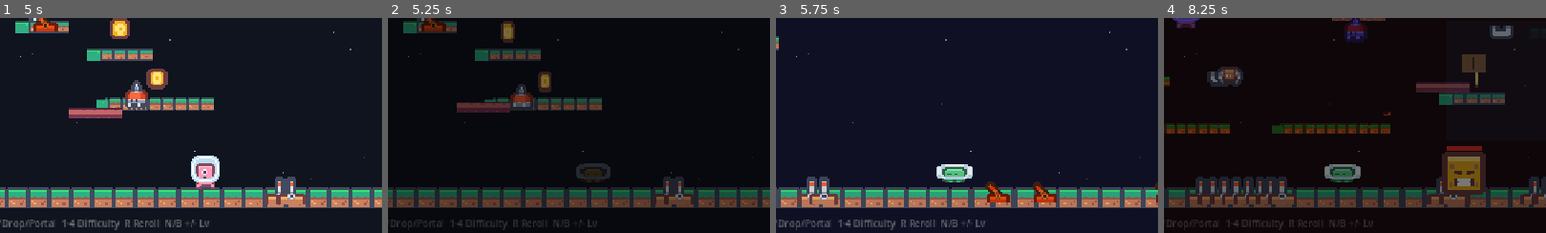
Above: before the commit, frames 1-4 (left to right).
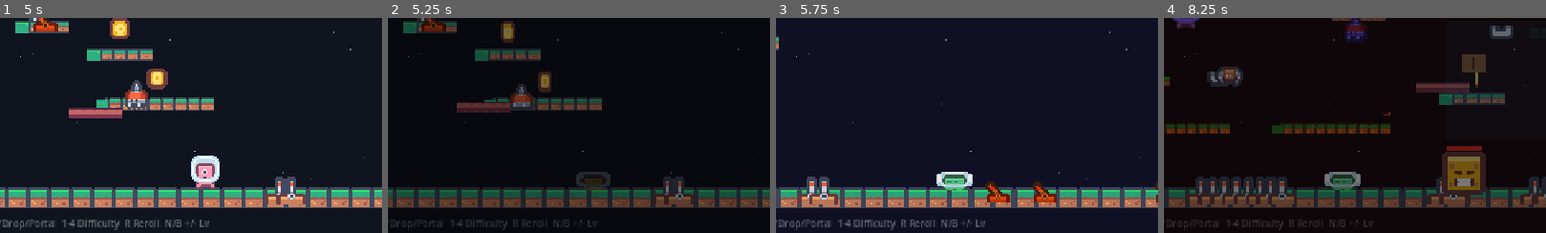
Above: after the commit, the same moments.

Repository: whereissam/SimpleJumper
Game: Godot game, scene res://scenes/TitleScreen.tscn
The game is run twice, just before and just after one commit, with the same random seed, the same clock (stepped at 60 frames per second) and the same inputs.
Inputs (mouse positions are % of the whole screen's width and height, from its top left):
- Up to frame 1 (5 s): tap Enter (ui_accept) at 0.5, 0.77, 3.77 s; move the mouse to (72, 45) at 0.52 s; hold Right (ui_right) 0.53-1.25 s; tap Z (dash) at 0.6 s; click (72, 45) at 0.67 s; drag from (30, 55) to (65, 90) at 1.27 s; move the mouse to (60, 28) at 2.02 s; hold Right (ui_right) 2.03-2.75 s; tap Keypad Enter at 2.1 s; drag from (45, 70) to (65, 90) at 2.77 s; move the mouse to (80, 65) at 3.52 s; hold Left (ui_left) 3.53-4.25 s; tap Q at 3.6 s; drag from (20, 35) to (15, 90) at 4.27 s
- Up to frame 2 (5.25 s): move the mouse to (55, 50) at 5.02 s; hold Down (ui_down) from 5.03 s (still down); tap 1 at 5.1 s; click (55, 50) at 5.17 s
- Up to frame 3 (5.75 s): keep holding Down (ui_down)
- Up to frame 4 (8.25 s): release Down (ui_down) at 5.75 s; drag from (35, 25) to (78, 90) at 5.77 s; move the mouse to (72, 45) at 6.52 s; hold Up (ui_up) 6.53-7.25 s; tap 3 at 6.6 s; tap Enter (ui_accept) at 6.77 s; drag from (30, 55) to (77, 90) at 7.27 s; move the mouse to (60, 28) at 8.02 s; hold Down (ui_down) from 8.03 s (still down); tap R at 8.1 s
The pictures show only the part of the screen within x 27-77%, y 50-100%; the shares and areas given below are measured in that part.

Frame 1 is identical in both runs. In frame 2, 0.7% of the frame differs, in the area x 49-59%, y 67-80%; in frame 3, 1.0%, in the area x 42-52%, y 68-80%; in frame 4, 1.0%.

Commit message:
Fix crouch sprite floor alignment

Diff:
--- a/scripts/Player.gd
+++ b/scripts/Player.gd
@@ -42,7 +42,7 @@
 
 # Crouch
 var is_crouching   := false
-const CROUCH_HEIGHT := 26.0   # Half of normal 50px
+const CROUCH_HEIGHT := 18.0   # Small enough to fit between platforms
 const STAND_HEIGHT  := 50.0
 
 # Health
@@ -86,6 +86,7 @@
 
 # Crouch movement multiplier
 const CROUCH_SPEED_MULT := 0.4
+const PLAYER_FRAME_HEIGHT := 24.0
 
 signal hp_changed(new_hp: int)
 signal player_died
@@ -414,18 +415,31 @@
 	if not col:
 		return
 	var cs := col as CollisionShape2D
-	var shape := cs.shape as RectangleShape2D
-	var old_bottom : float = cs.position.y + shape.size.y * 0.5
-	shape.size.y = h
-	# Keep the bottom edge (feet) at the same Y
-	cs.position.y = old_bottom - h * 0.5
-	# Shift sprite to match
+	var new_shape := RectangleShape2D.new()
+	new_shape.size = Vector2(36, h)
+	cs.shape = new_shape
+	# Shift collision AND sprite down equally so feet stay on ground.
+	# Standing: shape centered at 0, bottom at +25.
+	# Crouch: we want bottom still at +25, so center at 25 - h/2.
+	var offset : float = (STAND_HEIGHT - h) * 0.5
+	cs.position.y = offset
+	_sync_anim_floor_anchor()
+
+func _sync_anim_floor_anchor() -> void:
 	var anim : Node = get_node_or_null("Anim")
-	if anim:
-		if h < STAND_HEIGHT:
-			anim.position.y = cs.position.y * 0.5
-		else:
-			anim.position.y = 0
+	if not anim or not anim is AnimatedSprite2D:
+		return
+
+	var asp := anim as AnimatedSprite2D
+	var hitbox_offset := 0.0
+	var col := get_node_or_null("CollisionShape2D") as CollisionShape2D
+	if col:
+		hitbox_offset = col.position.y
+
+	# AnimatedSprite2D scales from its center. Compensate vertically so the
+	# sprite's feet stay planted when crouch/squash poses change its height.
+	var extra_y := PLAYER_FRAME_HEIGHT * (Sprites.SCALE_CHAR.y - asp.scale.y) * 0.5
+	asp.position.y = hitbox_offset + extra_y
 
 func set_checkpoint(pos: Vector2) -> void:
 	respawn_pos = pos
@@ -474,6 +488,8 @@
 		asp.scale = Sprites.SCALE_CHAR
 		asp.rotation = 0.0
 
+	_sync_anim_floor_anchor()
+
 # ── Squash & stretch ─────────────────────────────────────────────────────────
 func _update_squash_stretch(delta: float) -> void:
 	var anim : Node = get_node_or_null("Anim")
